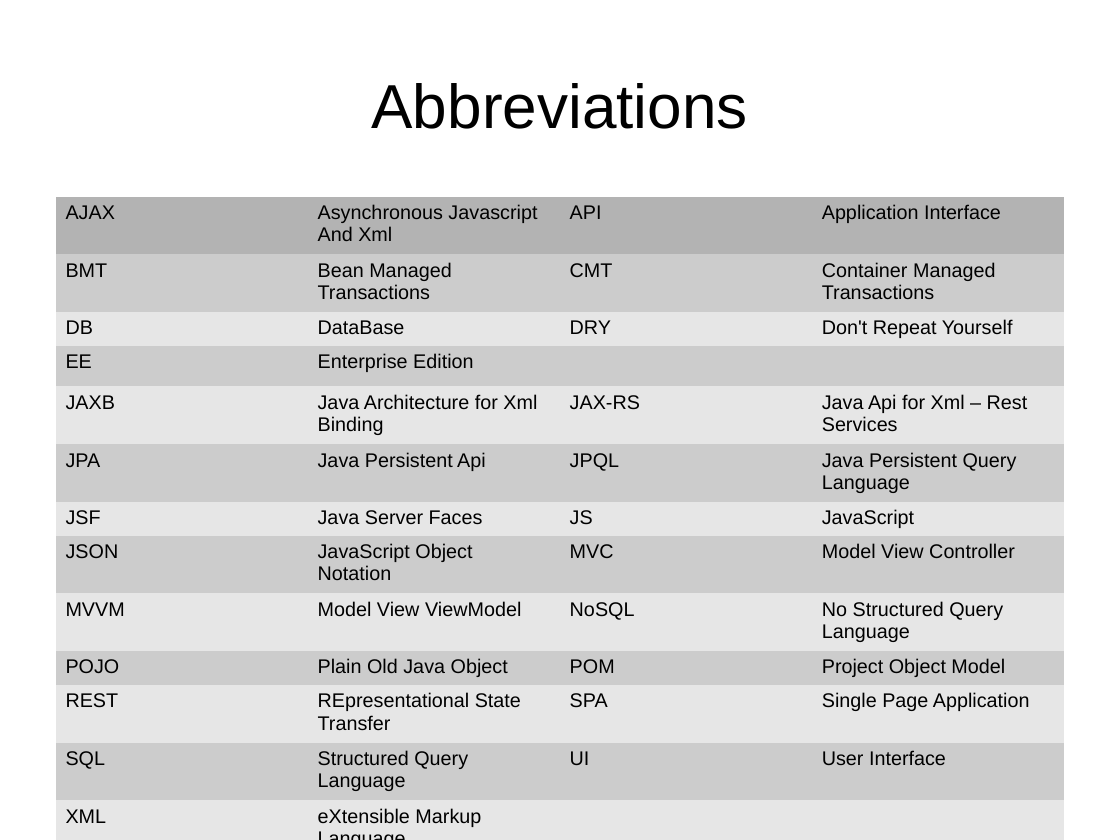
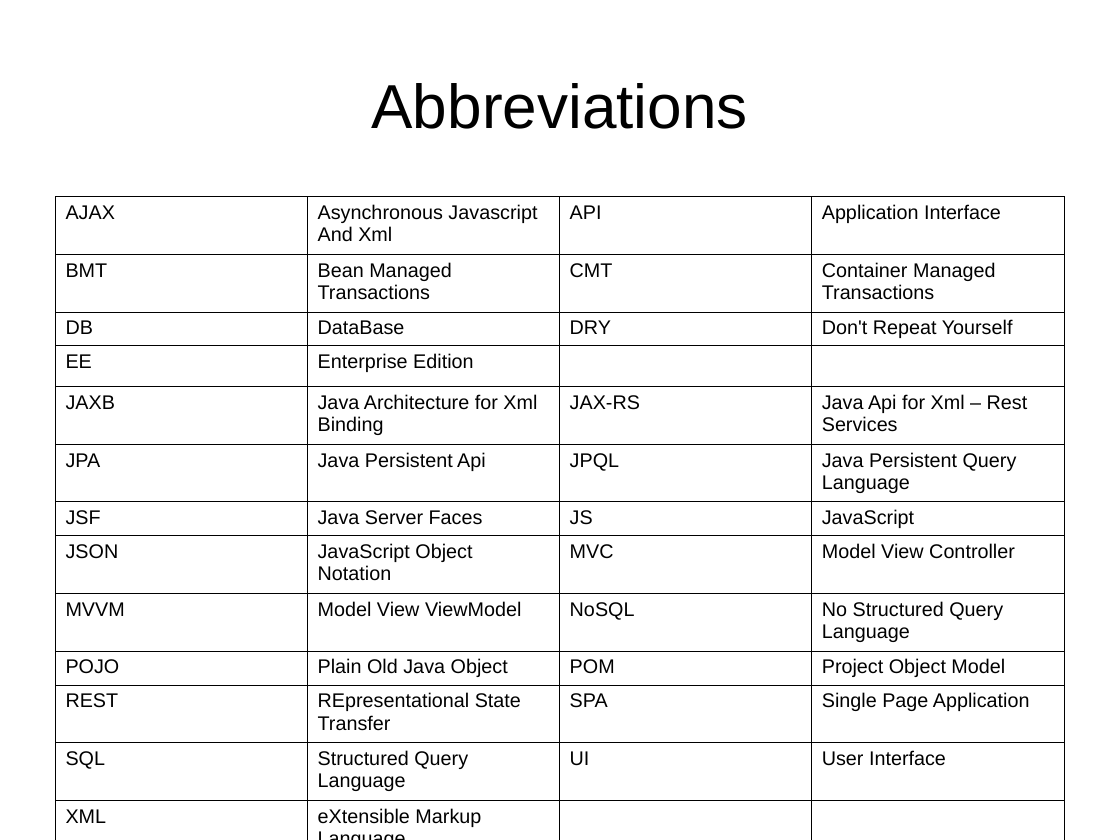
Before and after one commit to vmyrsky/ajeer, a slide deck: slide 2 of JavaEERest/doc/presentation.odp. Drawn at 1120x840 pixels with LibreOffice and Linux fonts; fonts in the diff are those of the drawing. Boxes give left, top, right and bottom in pixels: in the first picture for what was removed or moved away, otherwise in the second. Text is boxed around its words. In the diff, an @@ line names an element or a change of style, - is before the commit and + after.

```diff
--- a/JavaEERest/doc/presentation.odp
+++ b/JavaEERest/doc/presentation.odp
@@ table at box(56, 196, 1064, 831) @@
@@ fill #B3B3B3 to none in row 1 @@
@@ fill #CCCCCC to none in 22 cells @@
@@ fill #E6E6E6 to none in 22 cells @@
@@ borders changed @@
```
Also in this commit, not shown: 3 other slides changed.
